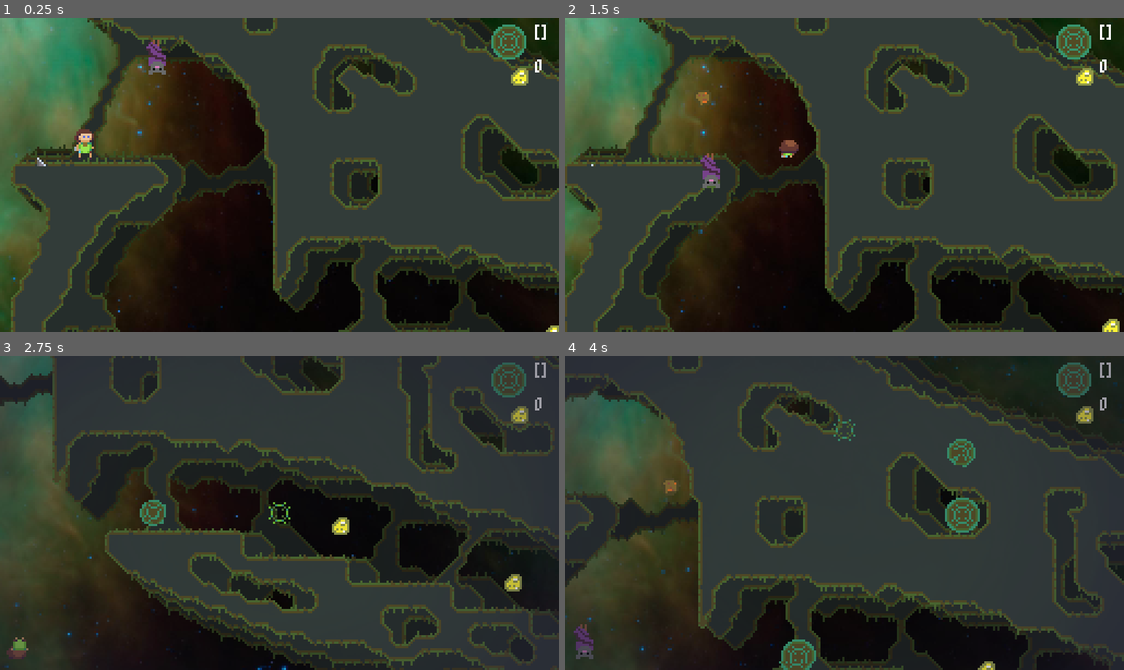
Above: before the commit, frames 1-4 (two rows, left to right).
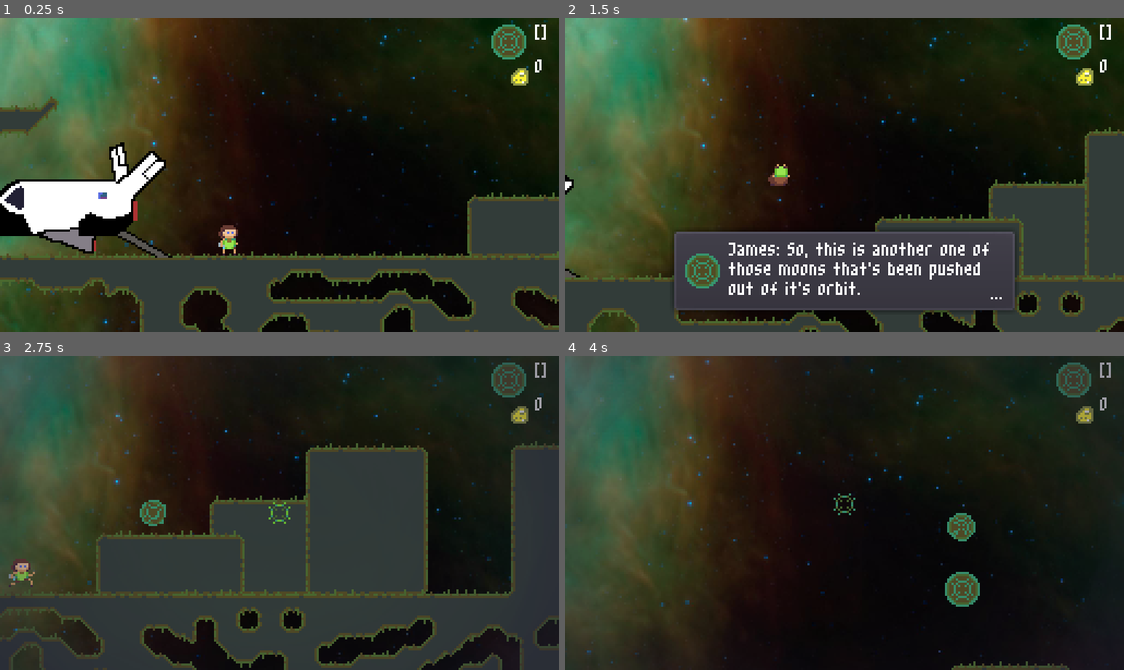
Above: after the commit, the same moments.

Repository: markopolojorgensen/github-gameoff-2020
Game: Godot game, scene res://game.tscn
Same seed, same stepped clock (60 frames per second), same inputs: the game is played once before the commit and once after it. The engine's default icon, where the game draws it, is replaced by a stand-in: a white triangle on a blue panel in a dark square.
Inputs:
- Up to frame 1 (0.25 s): no input
- Up to frame 2 (1.5 s): hold Right (ui_right) 0.53-1.28 s; hold Space (jump) 0.53-1.28 s; hold Down (ui_down) from 1.28 s (still down); tap C (clear_room_wells) at 1.35 s
- Up to frame 3 (2.75 s): tap Space (jump) at 1.52, 1.55, 1.82, 2.3 s; release Down (ui_down) at 2.03 s; hold Right (ui_right) from 2.03 s (still down); hold Z (gravity_well_mode) from 2.03 s (still down)
- Up to frame 4 (4 s): release Right (ui_right) at 2.78 s; release Z (gravity_well_mode) at 2.78 s; hold Up (ui_up) 2.78-3.53 s; tap Ctrl (player_hold_item) at 2.85 s; tap Space (jump) at 3.02, 3.05, 3.32 s; hold Left (ui_left) from 3.53 s (still down); hold Space (jump) from 3.53 s (still down)

The runs differ from the first frame. In frame 1, 67% of the frame differs, in the area x 0-100%, y 0-100%; in frame 2, 65%; in frame 3, 59%; in frame 4, 64%.

Commit message:
got custom delimiters working in the dialog system and started working on the main menu

Diff:
--- a/game.tscn
+++ b/game.tscn
@@ -81,7 +81,6 @@
 "plunger_listeners",
 ]]
 script = ExtResource( 10 )
-starting_level = 2
 initial_camera_path = NodePath("../super_mario_camera")
 
 [node name="parallax_background" type="ParallaxBackground" parent="."]
--- a/levels/01/room_1.tscn
+++ b/levels/01/room_1.tscn
@@ -90,6 +90,6 @@
 
 [node name="dialog_text" parent="." instance=ExtResource( 6 )]
 position = Vector2( 99.4362, 97.2534 )
-dialog_text = "James: So, this is another one of those moons that's been pushed out of it's orbit. They usually leave a plunger behind. Look around to see if you can find it!"
+dialog_text = "James: So, this is another one of those moons that's been pushed out of it's orbit. | They usually leave a plunger behind. Look around to see if you can find it!"
 [connection signal="body_entered" from="room_start_area_2d" to="." method="_on_room_start_area_2d_body_entered"]
 [connection signal="body_entered" from="death_plane" to="." method="_on_death_plane_body_entered"]
--- a/levels/01/room_2.tscn
+++ b/levels/01/room_2.tscn
@@ -88,15 +88,15 @@
 flip = true
 
 [node name="dialog_text" parent="." instance=ExtResource( 6 )]
-position = Vector2( 53, 85 )
-dialog_text = "James: No, I've never seen a rock monster. Sounds wild! Try jumping on it and see what happens."
+position = Vector2( 59, 85 )
+dialog_text = "Yuna: There's a weird rock monster out in front of me. | James: I've never seen a rock monster - sounds wild! | Try jumping on it and see what happens."
 
 [node name="dialog_text2" parent="." instance=ExtResource( 6 )]
-position = Vector2( 150, 85 )
-dialog_text = "James: Oh, they flip over? Try running into it and see what happens!"
+position = Vector2( 156, 84 )
+dialog_text = "Yuna: They seem to flip over when you jump on them. | James: Oh, they flip over? Try running into it and see what happens!"
 
 [node name="dialog_text3" parent="." instance=ExtResource( 6 )]
-position = Vector2( 380, 37 )
-dialog_text = "James: A nugget! Wow, they're really hard to find! You should grab it if you can. It'll make it easier to get off the moon!"
+position = Vector2( 387, 37 )
+dialog_text = "Yuna: I found a nugget! | James: Wow, a nugget! They're really rare! You should grab it if you can."
 [connection signal="body_entered" from="room_start_area_2d" to="." method="_on_room_start_area_2d_body_entered"]
 [connection signal="body_entered" from="death_plane" to="." method="_on_death_plane_body_entered"]
--- a/levels/01/room_3.tscn
+++ b/levels/01/room_3.tscn
@@ -110,15 +110,15 @@
 flip = true
 
 [node name="dialog_text" parent="." instance=ExtResource( 8 )]
-position = Vector2( 54, 85 )
-dialog_text = "James: Huh, weird green portal??? Oh yeah, that must be a gravity well! If you jump into it, you can launch yourself to other platforms."
+position = Vector2( 60, 85 )
+dialog_text = "Yuna: There's this weird floating portal above me, I think it's a gravity well. | James: Oh yeah, that sounds like a gravity well! If you jump into it, you can launch yourself to other platforms."
 
 [node name="dialog_text2" parent="." instance=ExtResource( 8 )]
 position = Vector2( 151, 65 )
-dialog_text = "James: Oh wow, a bunch of nuggets!? They're really hard to find. If you need help getting to other platforms, you can place a gravity well to get to it."
+dialog_text = "Yuna: THERE ARE NUGGETS EVERYWHERE! | James: Nice, they're usually really hard to find. | If you need help getting to other platforms, you can place a gravity well to get to it."
 
 [node name="dialog_text3" parent="." instance=ExtResource( 8 )]
 position = Vector2( 571, 17 )
-dialog_text = "James: You found the plunger! Nice! As soon as you jump on it, you'll need to hurry back to the ship, as the moon will be launched back into its original orbit when the countdown ends."
+dialog_text = "Yuna: I found the plunger! | James: Dope! As soon as you jump on it, you'll need to hurry back to the ship, as the moon will be launched back into its original orbit when the countdown ends."
 [connection signal="body_entered" from="room_start_area_2d" to="." method="_on_room_start_area_2d_body_entered"]
 [connection signal="body_entered" from="death_plane" to="." method="_on_death_plane_body_entered"]
--- /dev/null
+++ b/main_menu.tscn
@@ -0,0 +1,39 @@
+[gd_scene load_steps=4 format=2]
+
+[ext_resource path="res://assets/menu/screnshot.png" type="Texture" id=1]
+[ext_resource path="res://assets/menu/main-menu.png" type="Texture" id=2]
+
+[sub_resource type="NoiseTexture" id=1]
+
+[node name="control" type="Control"]
+anchor_right = 1.0
+anchor_bottom = 1.0
+__meta__ = {
+"_edit_use_anchors_": false
+}
+
+[node name="backing" type="TextureRect" parent="."]
+margin_right = 512.0
+margin_bottom = 512.0
+size_flags_horizontal = 0
+texture = SubResource( 1 )
+__meta__ = {
+"_edit_use_anchors_": false
+}
+
+[node name="screenshot" type="TextureRect" parent="."]
+modulate = Color( 1, 1, 1, 0.807843 )
+margin_right = 40.0
+margin_bottom = 40.0
+texture = ExtResource( 1 )
+__meta__ = {
+"_edit_use_anchors_": false
+}
+
+[node name="texture_rect" type="TextureRect" parent="."]
+margin_right = 40.0
+margin_bottom = 40.0
+texture = ExtResource( 2 )
+__meta__ = {
+"_edit_use_anchors_": false
+}
--- a/player_hud.gd
+++ b/player_hud.gd
@@ -8,34 +8,48 @@
 	global.player_hud = self
 
 func show_text(text):
-	if text.length() < 100:
+	if "|" in text:
+		_initialize_multiline()
+		var chunks = text.split("|")
+
+		for chunk in chunks:
+			var new_sequence = []
+			var split_by_size = _split_text(chunk, new_sequence)
+			text_sequence += new_sequence
+
+		$control/text_box/h_box_container/text.text = text_sequence[current_sequence]
+		$control/text_box.show()
+		$control/text_box/ellipses.show()
+
+
+	elif text.length() < 100:
 		additional_text = false
 		$control/text_box/h_box_container/text.text = text
 		$control/text_box.show()
 		$control/text_box/ellipses.hide()
 
 	else:
-		_initialize_multiline(text)
+		_initialize_multiline()
+		_split_text(text, text_sequence)
 		$control/text_box/h_box_container/text.text = text_sequence[current_sequence]
 		$control/text_box.show()
 		$control/text_box/ellipses.show()
 
 	get_tree().paused = true
 
-func _initialize_multiline(text):
+func _initialize_multiline():
 	additional_text = true
 	text_sequence = []
 	current_sequence = 0
-	_split_text(text)
 
-func _split_text(text):
+func _split_text(text, sequence):
 	if text.length() < 100:
-		text_sequence.append(text)
+		sequence.append(text.strip_edges())
 		return
 
-	var split_index = text.rfind(" ", 100) # hopefully we don't have any 10+ letter words
-	text_sequence.append(text.substr(0, split_index))
-	_split_text(text.substr(split_index + 1, -1)) # the +1 on split_index is to remove the space at the beginning of the next slide
+	var split_index = text.rfind(" ", 90) # hopefully we don't have any 10+ letter words
+	sequence.append(text.substr(0, split_index).strip_edges())
+	_split_text(text.substr(split_index, -1).strip_edges(), sequence) # the +1 on split_index is to remove the space at the beginning of the next slide
 
 
 func _unhandled_input(event):
Binary file added: assets/menu/Capture.PNG
Not shown, added: assets/menu/Capture.PNG.import
Binary file added: assets/menu/main-menu.png
Not shown, added: assets/menu/main-menu.png.import
Binary file added: assets/menu/screnshot.png
Not shown, added: assets/menu/screnshot.png.import
Not shown, added: assets/menu/select.wav.import
Binary file added: assets/menu/title-screen-lg-full-color.png
Not shown, added: assets/menu/title-screen-lg-full-color.png.import
Binary file added: assets/menu/title-screen-sm-indexed.png
Not shown, added: assets/menu/title-screen-sm-indexed.png.import
Not shown, added: assets/menu/Screenshot_2020-11-23 Namecheap.xcf
(and 1 more such lines)
